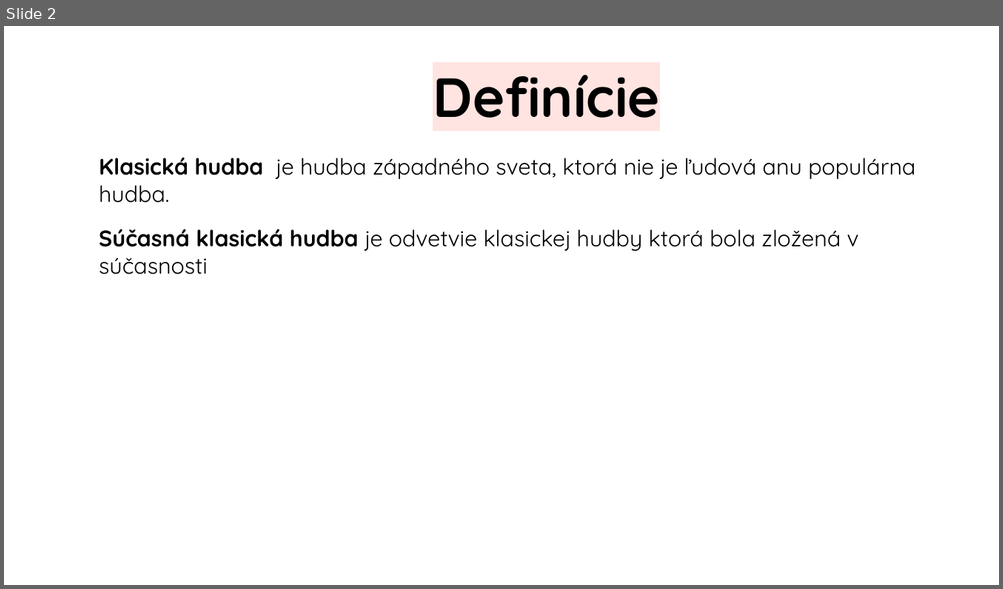
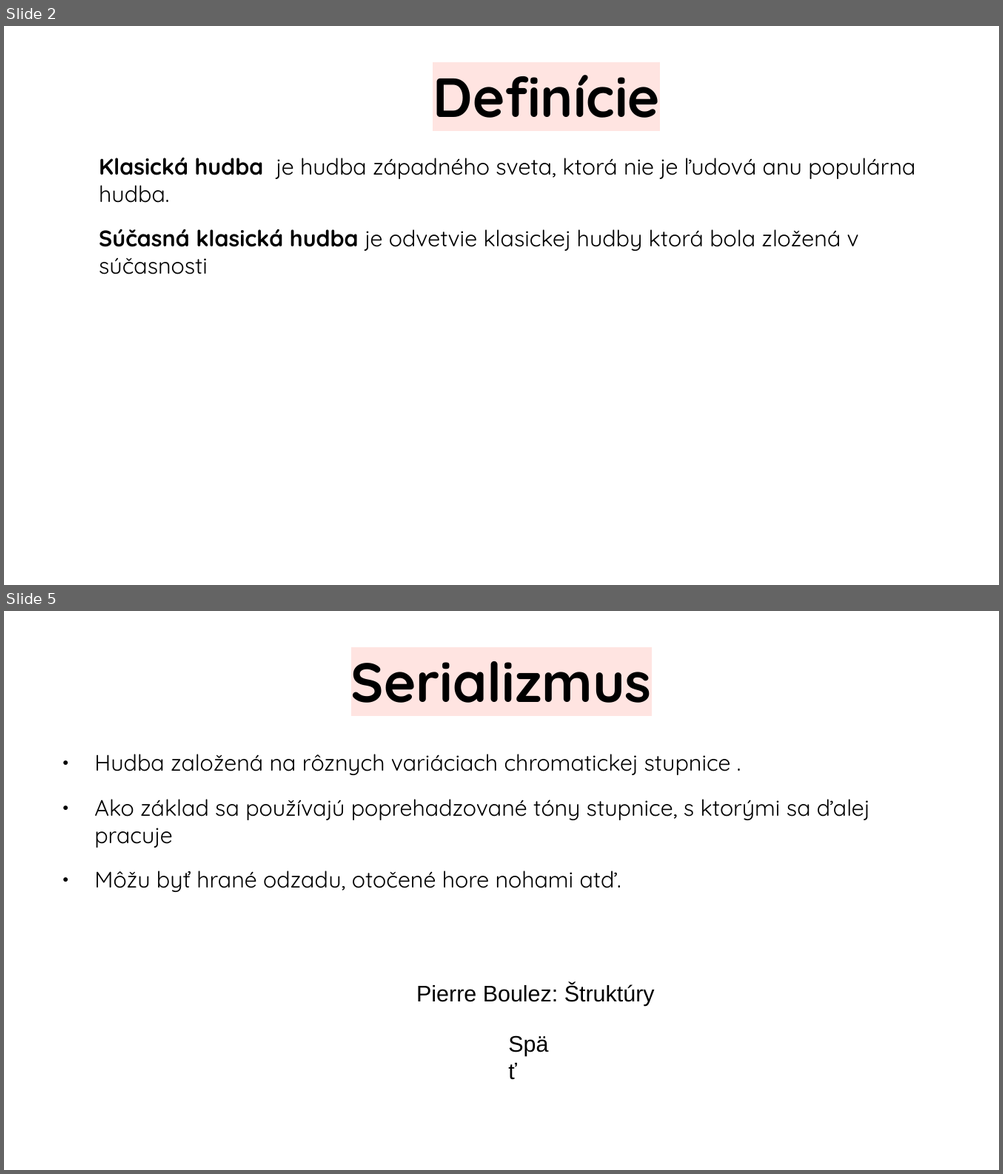
Before and after one commit to jenca-adam/skolskeveci, a slide deck: hudobna/sucasna-vazna-hudba/prezentazia.odp. Shown one above the other, each under a label of ours: slide 2 before the commit, slides 2 and 5 after it; the slides between them are not shown. The pictures are 1003x589 and 1003x1174 pixels, drawn with LibreOffice and Linux fonts; fonts in the diff are those of the drawing. Boxes give left, top, right and bottom in pixels: in the first picture for what was removed or moved away, otherwise in the second. Text is boxed around its words. In the diff, an @@ line names an element or a change of style, - is before the commit and + after.

```diff
--- a/hudobna/sucasna-vazna-hudba/prezentazia.odp
+++ b/hudobna/sucasna-vazna-hudba/prezentazia.odp
@@ slide 5 added at (4,611,999,1170), background #FFFFFF @@
@@ title added at (351,661,652,703), 44 pt, text #000000, bold @@
+Serializmus
@@ text added at (94,754,869,892), 18 pt, text #000000 @@
+● Hudba založená na rôznych variáciach chromatickej stupnice .
+● Ako základ sa používajú poprehadzované tóny stupnice, s ktorými sa ďalej pracuje
+● Môžu byť hrané odzadu, otočené hore nohami atď.
@@ text added at (416,984,654,1006), 18 pt, text #000000 @@
+Pierre Boulez: Štruktúry
@@ text added at (500,1026,566,1086), 18 pt, text #000000 @@
+Späť
```
Also in this commit, not shown: 3 slides changed, 10 other slides added, 13 other files.
